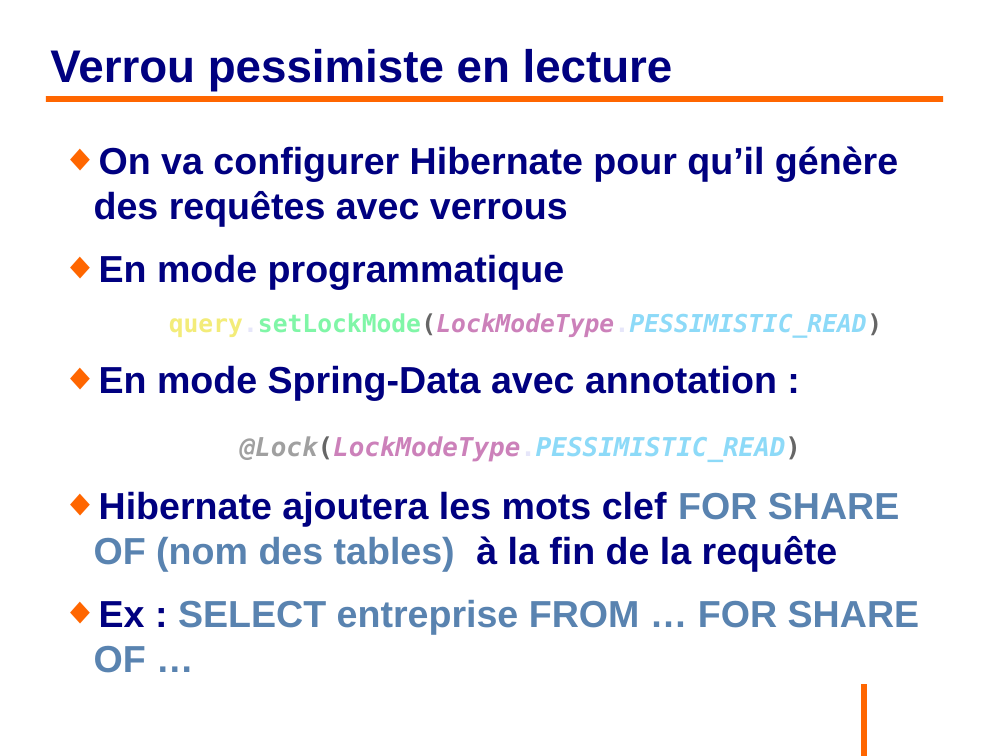
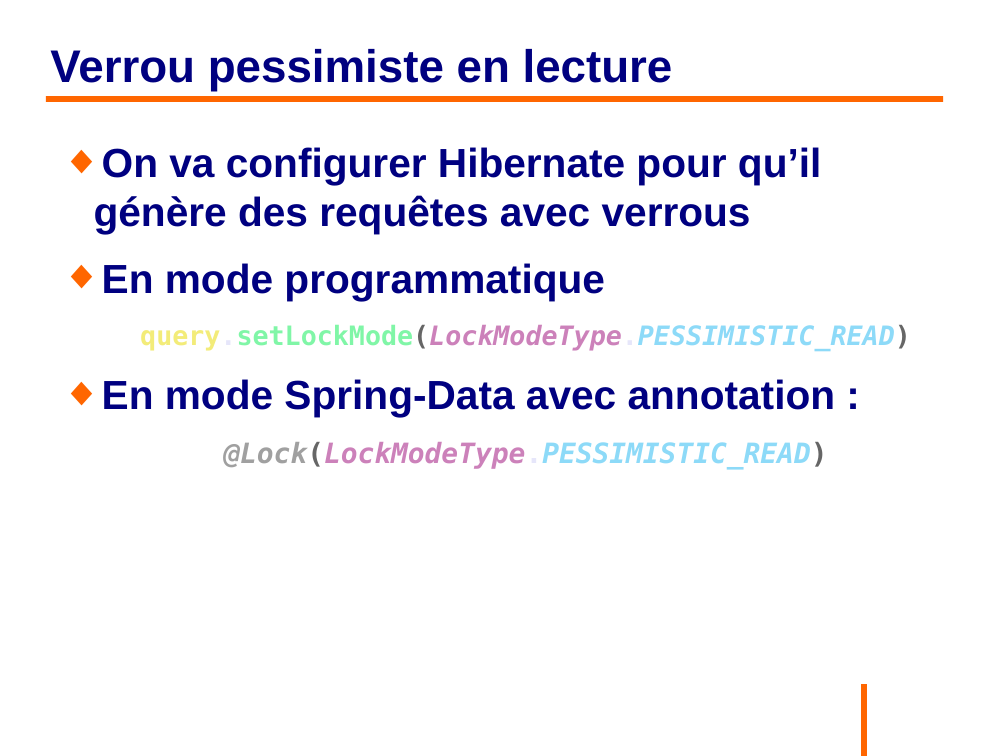
Before and after one commit to philphils/formation-hibernate-avancee, a slide deck: slide 110 of Documentation/diapo_formation_hibernate_avancee.odp (slide 108 before the commit). Drawn at 1008x756 pixels with LibreOffice and Linux fonts; fonts in the diff are those of the drawing; background and template pictures are left out. Boxes give left, top, right and bottom in pixels: in the first picture for what was removed or moved away, otherwise in the second. Text is boxed around its words. In the diff, an @@ line names an element or a change of style, - is before the commit and + after.

Commit message:
Relecture diapo partie Pessimistic locking

```diff
--- a/Documentation/diapo_formation_hibernate_avancee.odp
+++ b/Documentation/diapo_formation_hibernate_avancee.odp
@@ text "On va configurer Hibernate pour ..." at box(94, 147, 911, 469): size 29.6 to 32 pt in "On va configurer Hibernate pour qu’il génère ...", "En mode programmatique", "En mode Spring-Data avec annotation :"; size 19.4 to 21 pt in "query.setLockMode(LockModeType.PESSIMISTIC_READ)"; size 20.4 to 22 pt in "@Lock(LockModeType.PESSIMISTIC_READ)" @@
@@ text at box(94, 491, 919, 635): paragraphs removed @@
-◆ Hibernate ajoutera les mots clef FOR SHARE OF (nom des tables) à la fin de la requête
-◆ Ex : SELECT entreprise FROM … FOR SHARE OF …
```
Also in this commit, not shown: 3 other slides changed, 2 slides added.
